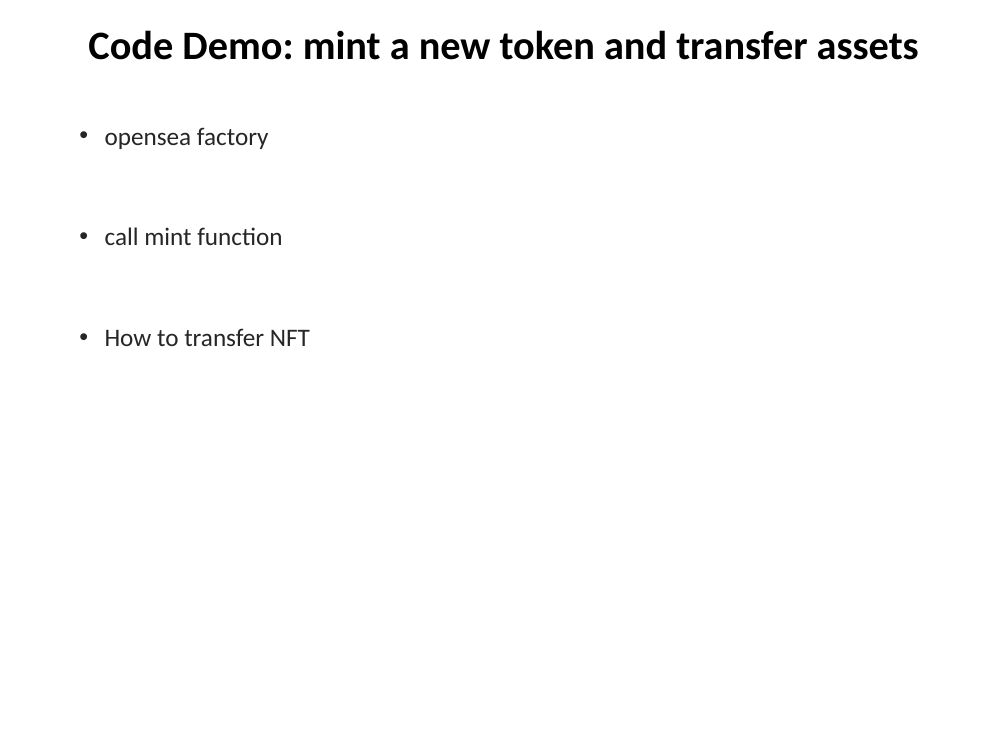
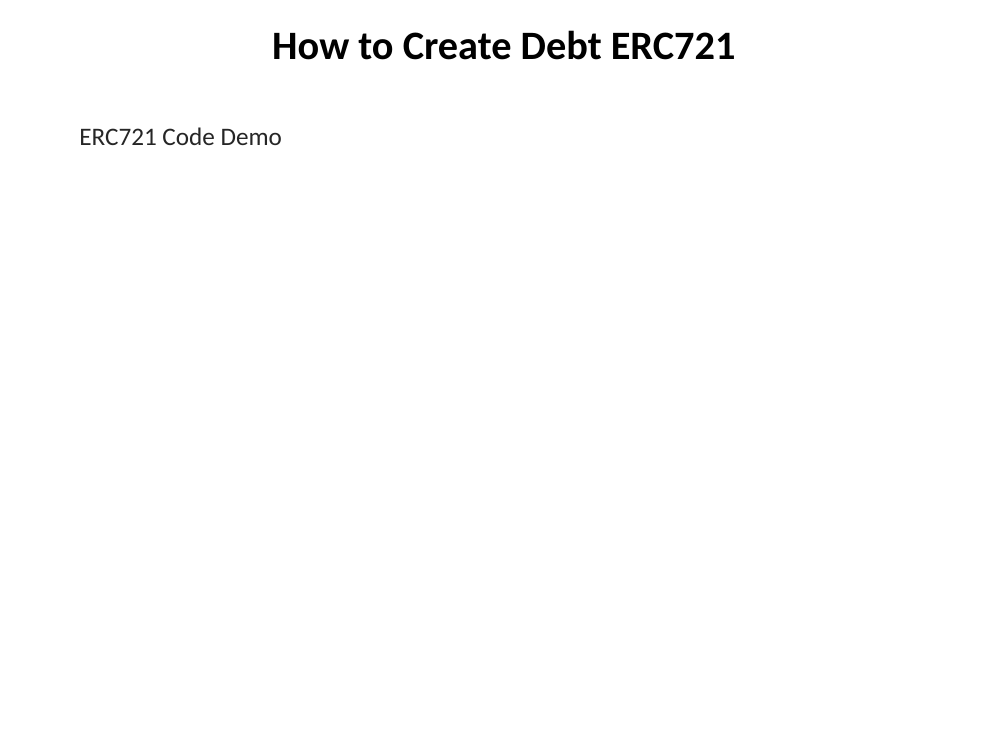
Before and after one commit to chuacw/SGUS-Slides, a slide deck: slide 7 of BCI - Day6 - DeFi 3 Opensea ERC721.pptx (slide 5 before the commit). Drawn at 1008x756 pixels with LibreOffice and Linux fonts; fonts in the diff are those of the drawing. Boxes give left, top, right and bottom in pixels: in the first picture for what was removed or moved away, otherwise in the second. Text is boxed around its words. In the diff, an @@ line names an element or a change of style, - is before the commit and + after.

```diff
--- a/BCI - Day6 - DeFi 3 Opensea ERC721.pptx
+++ b/BCI - Day6 - DeFi 3 Opensea ERC721.pptx
@@ title at (x1=272, y1=30, x2=736, y2=60): text changed @@
-Code Demo: mint a new token and transfer assets
+How to Create Debt ERC721
@@ text at (x1=79, y1=127, x2=282, y2=145): text changed @@
-• opensea factory
-• call mint function
-• How to transfer NFT
+ERC721 Code Demo
```
Also in this commit, not shown: 2 other slides changed, 14 slides added, 1 slide removed, 6 other files.
